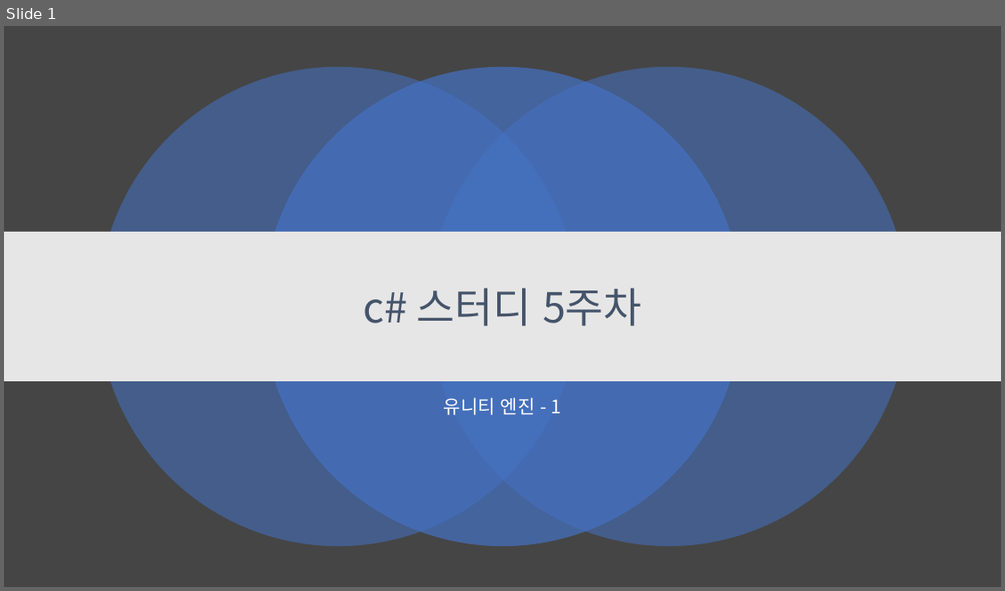
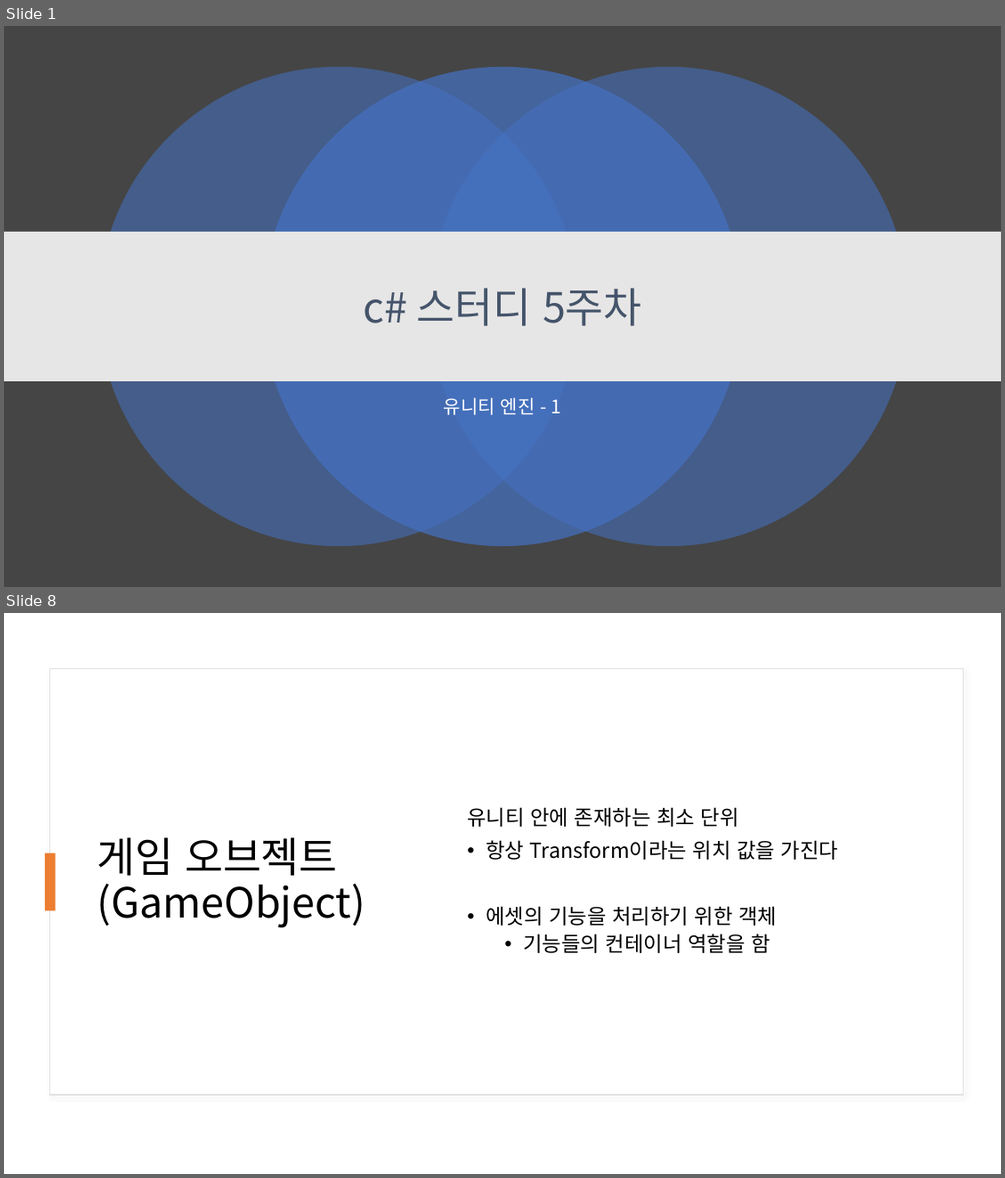
Before and after one commit to kjh99660/Study_powerpoint, a slide deck: c# 스터디 5주 차.pptx. Shown one above the other, each under a label of ours: slide 1 before the commit, slides 1 and 8 after it; the slides between them are not shown. The pictures are 1005x591 and 1005x1178 pixels, drawn with LibreOffice and Linux fonts; fonts in the diff are those of the drawing. Boxes give left, top, right and bottom in pixels: in the first picture for what was removed or moved away, otherwise in the second. Text is boxed around its words. In the diff, an @@ line names an element or a change of style, - is before the commit and + after.

```diff
--- a/c# 스터디 5주 차.pptx
+++ b/c# 스터디 5주 차.pptx
@@ slide 8 added at (4,613,1001,1174), background #FFFFFF @@
@@ rectangle added at (49,669,963,1094), fill #FFFFFF, outline #E1E1E1 1 pt @@
@@ text added at (467,807,838,953), 20 pt, text #000000 @@
+유니티 안에 존재하는 최소 단위
+• 항상 Transform이라는 위치 값을 가진다
+• 에셋의 기능을 처리하기 위한 객체
+  • 기능들의 컨테이너 역할을 함
@@ title added at (97,837,365,928), 40 pt, text #000000 @@
+게임 오브젝트(GameObject)
@@ rectangle added at (45,853,56,910), fill #ED7D31 @@
```
Also in this commit, not shown: 21 other slides added, 1 slide removed, 3 other files.
